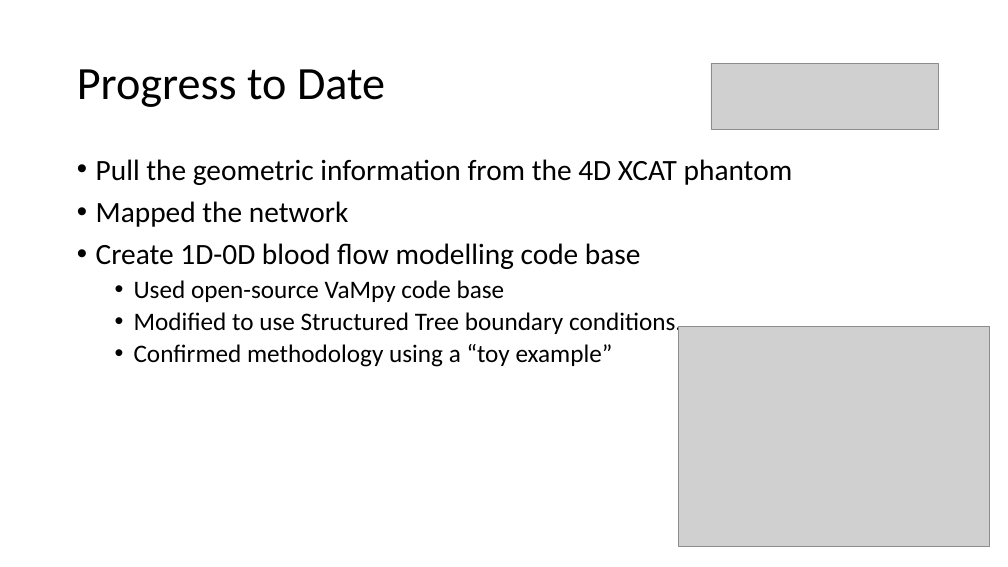
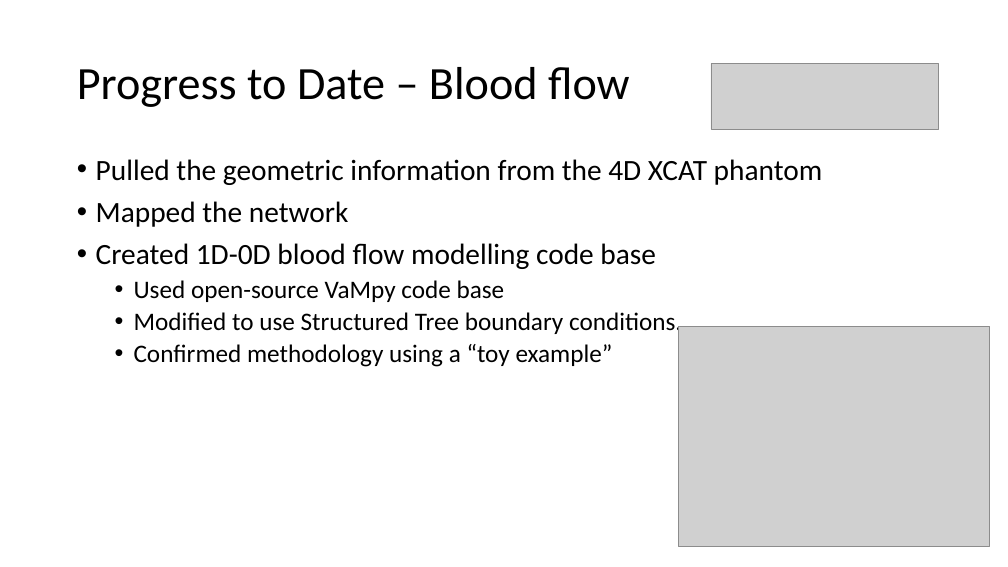
Before and after one commit to CNorthwayMedPhys/Full-Body-Flow-Model-Project, a slide deck: slide 6 of Working Documents/Committee Meeting.pptx. Drawn at 1008x567 pixels with LibreOffice and Linux fonts; fonts in the diff are those of the drawing; grey boxes stand for pictures. Boxes give left, top, right and bottom in pixels: in the first picture for what was removed or moved away, otherwise in the second. Text is boxed around its words. In the diff, an @@ line names an element or a change of style, - is before the commit and + after.

```diff
--- a/Working Documents/Committee Meeting.pptx
+++ b/Working Documents/Committee Meeting.pptx
@@ title at <box>77,67,630,107</box>: text changed @@
-Progress to Date
+Progress to Date – Blood flow
@@ text at <box>96,159,823,185</box>: text changed @@
-• Pull the geometric information from the 4D XCAT phantom
+• Pulled the geometric information from the 4D XCAT phantom
@@ text at <box>96,243,656,269</box>: text changed @@
-• Create 1D-0D blood flow modelling code base
+• Created 1D-0D blood flow modelling code base
```
Also in this commit, not shown: 9 other slides changed, 7 slides added.
